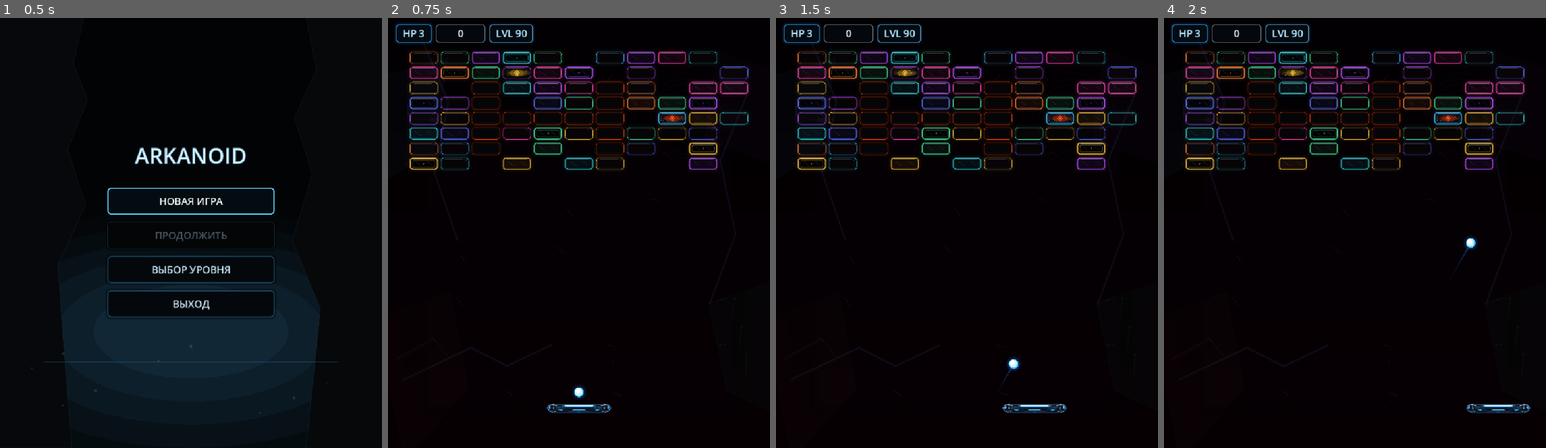
Above: before the commit, frames 1-4 (left to right).
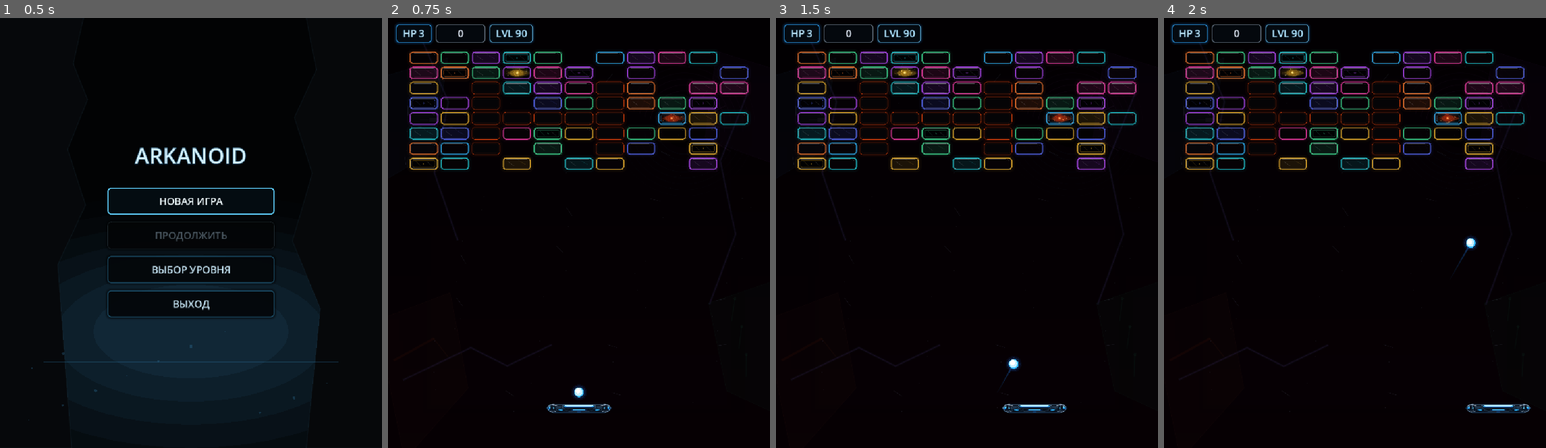
Above: after the commit, the same moments.

Repository: Ardarik421/arkanoid
Game: Godot game, scene res://scenes/main_menu.tscn
Same seed, same stepped clock (60 frames per second), same inputs: the game is played once before the commit and once after it.
Inputs (mouse positions are in pixels of both pictures, inside the frame that each line leads up to):
- Up to frame 1 (0.5 s): no input
- Up to frame 2 (0.75 s): click "НОВАЯ ИГРА" at 0.5 s
- Up to frame 3 (1.5 s): tap Enter at 1.25 s; move the mouse to (1051, 211) at 1.27 s; hold D (move_right) from 1.28 s (still down); tap Space (launch_ball) at 1.35 s
- Up to frame 4 (2 s): keep holding D (move_right)

Frame 1 is identical in both runs. In frame 2, 1.1% of the frame differs, in the area x 5-95%, y 7-36%; in frame 3, 1.1%; in frame 4, 1.1%.

Commit message:
Усилил читаемость стекла и оживил бонусные кирпичи

Diff:
--- a/scenes/brick.gd
+++ b/scenes/brick.gd
@@ -32,12 +32,14 @@
 ]
 
 var glass_color: Color
+var bonus_animation_time: float = 0.0
 var barrier_hits: int = 0
 var barrier_blink_timer: float = 0.0
 var barrier_flash: bool = false
 
 func _ready():
 	glass_color = GLASS_PALETTE.pick_random()
+	bonus_animation_time = randf_range(0.0, TAU)
 	queue_redraw()
 
 	var bricks_parent = get_parent()
@@ -46,19 +48,24 @@
 		call_deferred("_assign_bonus_bricks")
 
 func _process(delta):
-	if not indestructible or barrier_hits <= 0 or is_destroyed:
-		return
-
-	barrier_blink_timer -= delta
-	if barrier_blink_timer > 0.0:
-		return
-
-	barrier_flash = not barrier_flash
-	if barrier_flash:
-		barrier_blink_timer = 0.08
-	else:
-		barrier_blink_timer = get_barrier_blink_interval()
-	queue_redraw()
+	var needs_redraw = false
+
+	if guaranteed_bonus and not is_destroyed:
+		bonus_animation_time += delta
+		needs_redraw = true
+
+	if indestructible and barrier_hits > 0 and not is_destroyed:
+		barrier_blink_timer -= delta
+		if barrier_blink_timer <= 0.0:
+			barrier_flash = not barrier_flash
+			if barrier_flash:
+				barrier_blink_timer = 0.08
+			else:
+				barrier_blink_timer = get_barrier_blink_interval()
+			needs_redraw = true
+
+	if needs_redraw:
+		queue_redraw()
 
 func get_barrier_blink_interval() -> float:
 	match barrier_hits:
@@ -128,7 +135,7 @@
 	_draw_glass_brick(rect, density)
 
 	if guaranteed_bonus:
-		_draw_bonus_marker(powerful_bonus)
+		_draw_bonus_energy(powerful_bonus)
 
 	var damage = max_health - health
 	if damage >= 1:
@@ -151,45 +158,60 @@
 	var hw = width * 0.5
 	var hh = height * 0.5
 
+	_rounded_box(rect.grow(2.2), Color(0, 0, 0, 0), Color(glass_color, 0.085), 1.0, 9)
+
 	if density == 1:
-		_rounded_box(rect.grow(2.0), Color(0, 0, 0, 0), Color(glass_color, 0.055), 1.0, 9)
-		_rounded_box(rect, Color(glass_color.r * 0.10, glass_color.g * 0.10, glass_color.b * 0.12, 0.025), Color(glass_color, 0.62), 1.0, 7)
-		_rounded_box(rect.grow(-2.0), Color(1.0, 1.0, 1.0, 0.012), Color(1.0, 1.0, 1.0, 0.10), 1.0, 5)
-		draw_line(Vector2(-hw + 10.0, -hh + 3.5), Vector2(hw - 16.0, -hh + 3.5), Color(0.96, 0.99, 1.0, 0.30), 0.8, true)
-		draw_line(Vector2(hw - 14.0, -hh + 4.0), Vector2(hw - 7.0, -hh + 7.0), Color(1.0, 1.0, 1.0, 0.16), 0.7, true)
+		_rounded_box(rect, Color(glass_color.r * 0.08, glass_color.g * 0.08, glass_color.b * 0.10, 0.020), Color(glass_color, 0.88), 2.0, 7)
+		_rounded_box(rect.grow(-2.0), Color(1.0, 1.0, 1.0, 0.008), Color(1.0, 1.0, 1.0, 0.09), 1.0, 5)
+		draw_line(Vector2(-hw + 10.0, -hh + 3.5), Vector2(hw - 16.0, -hh + 3.5), Color(0.96, 0.99, 1.0, 0.34), 0.9, true)
+		draw_line(Vector2(hw - 14.0, -hh + 4.0), Vector2(hw - 7.0, -hh + 7.0), Color(1.0, 1.0, 1.0, 0.15), 0.7, true)
 		return
 
 	if density == 2:
-		_rounded_box(rect.grow(2.0), Color(0, 0, 0, 0), Color(glass_color, 0.075), 1.0, 9)
-		_rounded_box(rect, Color(glass_color.r * 0.16, glass_color.g * 0.16, glass_color.b * 0.19, 0.18), Color(glass_color, 0.82), 2.0, 7)
-		_rounded_box(rect.grow(-2.0), Color(glass_color, 0.045), Color(1.0, 1.0, 1.0, 0.16), 1.0, 5)
-		draw_line(Vector2(-hw + 8.0, -hh + 3.5), Vector2(hw - 10.0, -hh + 3.5), Color(0.94, 0.98, 1.0, 0.42), 1.0, true)
-		draw_line(Vector2(-hw + 11.0, hh - 4.0), Vector2(hw - 14.0, hh - 4.0), Color(glass_color, 0.22), 1.0, true)
-		draw_line(Vector2(-hw + 13.0, -5.0), Vector2(-7.0, 5.0), Color(1.0, 1.0, 1.0, 0.10), 1.0, true)
-		draw_line(Vector2(9.0, -5.0), Vector2(hw - 14.0, 3.0), Color(glass_color, 0.13), 1.0, true)
-		return
-
-	_rounded_box(rect.grow(2.5), Color(0, 0, 0, 0), Color(glass_color, 0.10), 2.0, 9)
-	_rounded_box(rect, Color(glass_color.r * 0.055, glass_color.g * 0.055, glass_color.b * 0.075, 0.72), Color(glass_color, 0.96), 2.0, 7)
-	_rounded_box(rect.grow(-2.0), Color(0.008, 0.010, 0.020, 0.48), Color(1.0, 1.0, 1.0, 0.19), 1.0, 5)
-	_rounded_box(rect.grow(-6.0), Color(0.002, 0.004, 0.010, 0.62), Color(glass_color, 0.22), 1.0, 3)
-	draw_line(Vector2(-hw + 8.0, -hh + 3.5), Vector2(hw - 8.0, -hh + 3.5), Color(0.96, 0.99, 1.0, 0.50), 1.2, true)
-	draw_line(Vector2(-hw + 10.0, hh - 4.0), Vector2(hw - 10.0, hh - 4.0), Color(glass_color, 0.34), 1.1, true)
+		_rounded_box(rect, Color(glass_color.r * 0.18, glass_color.g * 0.18, glass_color.b * 0.22, 0.27), Color(glass_color, 0.88), 2.0, 7)
+		_rounded_box(rect.grow(-2.0), Color(glass_color, 0.060), Color(1.0, 1.0, 1.0, 0.17), 1.0, 5)
+		draw_line(Vector2(-hw + 8.0, -hh + 3.5), Vector2(hw - 10.0, -hh + 3.5), Color(0.96, 0.99, 1.0, 0.44), 1.0, true)
+		draw_line(Vector2(-hw + 11.0, hh - 4.0), Vector2(hw - 14.0, hh - 4.0), Color(glass_color, 0.25), 1.0, true)
+		draw_line(Vector2(-hw + 13.0, -5.0), Vector2(-8.0, 5.0), Color(1.0, 1.0, 1.0, 0.12), 1.0, true)
+		draw_line(Vector2(7.0, -6.0), Vector2(hw - 13.0, 2.0), Color(glass_color, 0.15), 1.0, true)
+		draw_arc(Vector2(-10.0, 1.0), 17.0, -2.55, -0.55, 18, Color(1.0, 1.0, 1.0, 0.055), 1.0, true)
+		return
+
+	_rounded_box(rect, Color(glass_color.r * 0.045, glass_color.g * 0.045, glass_color.b * 0.065, 0.78), Color(glass_color, 0.88), 2.0, 7)
+	_rounded_box(rect.grow(-2.0), Color(0.006, 0.008, 0.016, 0.58), Color(1.0, 1.0, 1.0, 0.18), 1.0, 5)
+	_rounded_box(rect.grow(-6.0), Color(0.001, 0.003, 0.008, 0.74), Color(glass_color, 0.20), 1.0, 3)
+	draw_line(Vector2(-hw + 8.0, -hh + 3.5), Vector2(hw - 8.0, -hh + 3.5), Color(0.96, 0.99, 1.0, 0.48), 1.1, true)
+	draw_line(Vector2(-hw + 10.0, hh - 4.0), Vector2(hw - 10.0, hh - 4.0), Color(glass_color, 0.33), 1.0, true)
 	draw_line(Vector2(-hw + 15.0, -6.0), Vector2(-8.0, 5.0), Color(glass_color, 0.16), 1.0, true)
-	draw_line(Vector2(8.0, -5.0), Vector2(hw - 15.0, 5.0), Color(1.0, 1.0, 1.0, 0.11), 1.0, true)
-	draw_circle(Vector2.ZERO, 2.2, Color(glass_color, 0.40))
-
-func _draw_bonus_marker(powerful: bool):
-	var marker = Color(1.0, 0.22, 0.07) if powerful else Color(1.0, 0.72, 0.12)
-	var core = PackedVector2Array([
-		Vector2(0.0, -7.0),
-		Vector2(6.0, 0.0),
-		Vector2(0.0, 7.0),
-		Vector2(-6.0, 0.0)
-	])
-	draw_colored_polygon(core, Color(marker, 0.24))
-	draw_polyline(PackedVector2Array([core[0], core[1], core[2], core[3], core[0]]), Color(marker, 0.96), 1.4, true)
-	draw_circle(Vector2.ZERO, 1.8, Color(1.0, 0.94, 0.72) if not powerful else Color(1.0, 0.72, 0.42))
+	draw_line(Vector2(8.0, -5.0), Vector2(hw - 15.0, 5.0), Color(1.0, 1.0, 1.0, 0.10), 1.0, true)
+	draw_circle(Vector2.ZERO, 2.0, Color(glass_color, 0.32))
+
+func _draw_bonus_energy(powerful: bool):
+	var energy = Color(1.0, 0.20, 0.08) if powerful else Color(1.0, 0.72, 0.10)
+	var core = Color(1.0, 0.72, 0.38) if powerful else Color(1.0, 0.96, 0.68)
+	var pulse = 0.68 + 0.32 * sin(bonus_animation_time * 3.1)
+	var breathe = 0.5 + 0.5 * sin(bonus_animation_time * 1.7 + 0.8)
+	var drift = Vector2(sin(bonus_animation_time * 1.15) * 2.2, cos(bonus_animation_time * 0.92) * 1.3)
+
+	for i in range(5, 0, -1):
+		var radius = 3.5 + float(i) * 2.7 + pulse * 1.4
+		var alpha = (0.014 + float(6 - i) * 0.010) * (0.72 + pulse * 0.28)
+		draw_circle(drift, radius, Color(energy, alpha))
+
+	var orbit_radius = 8.5 + breathe * 2.0
+	var angle = bonus_animation_time * (1.6 if powerful else 1.25)
+	var orbit_a = drift + Vector2(cos(angle), sin(angle)) * orbit_radius
+	var orbit_b = drift + Vector2(cos(angle + PI), sin(angle + PI)) * orbit_radius
+	draw_circle(orbit_a, 1.0 + pulse * 0.6, Color(core, 0.48 + pulse * 0.28))
+	draw_circle(orbit_b, 0.8 + breathe * 0.5, Color(energy, 0.34 + breathe * 0.20))
+
+	var arc_offset = bonus_animation_time * 0.75
+	draw_arc(drift, 7.0 + pulse * 1.5, arc_offset, arc_offset + 2.2, 22, Color(energy, 0.28 + pulse * 0.18), 1.1, true)
+	draw_arc(drift, 10.5 + breathe * 1.4, arc_offset + PI, arc_offset + PI + 1.65, 22, Color(core, 0.16 + breathe * 0.16), 0.9, true)
+
+	draw_circle(drift, 3.2 + pulse * 1.2, Color(energy, 0.20 + pulse * 0.16))
+	draw_circle(drift, 1.7 + pulse * 0.8, Color(core, 0.72 + pulse * 0.24))
+	draw_circle(drift, 0.7 + pulse * 0.35, Color(1.0, 1.0, 0.92, 0.92))
 
 func _draw_crack_set_one(energy_color: Color):
 	var crack_color = Color(0.90, 0.96, 1.0, 0.78)
